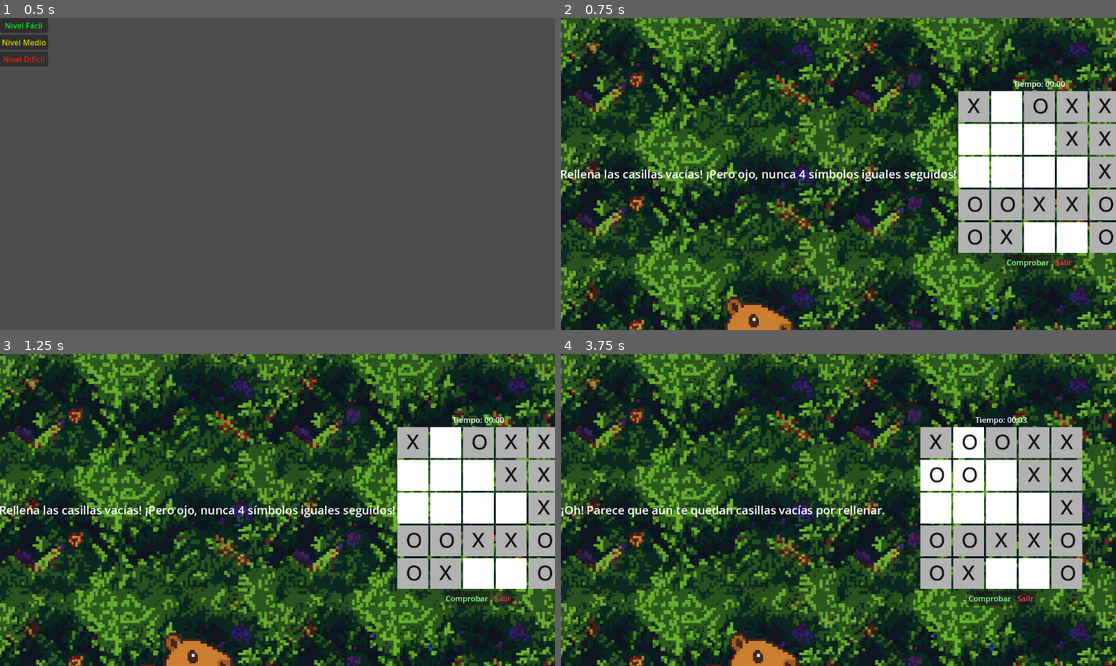
Above: before the commit, frames 1-4 (two rows, left to right).
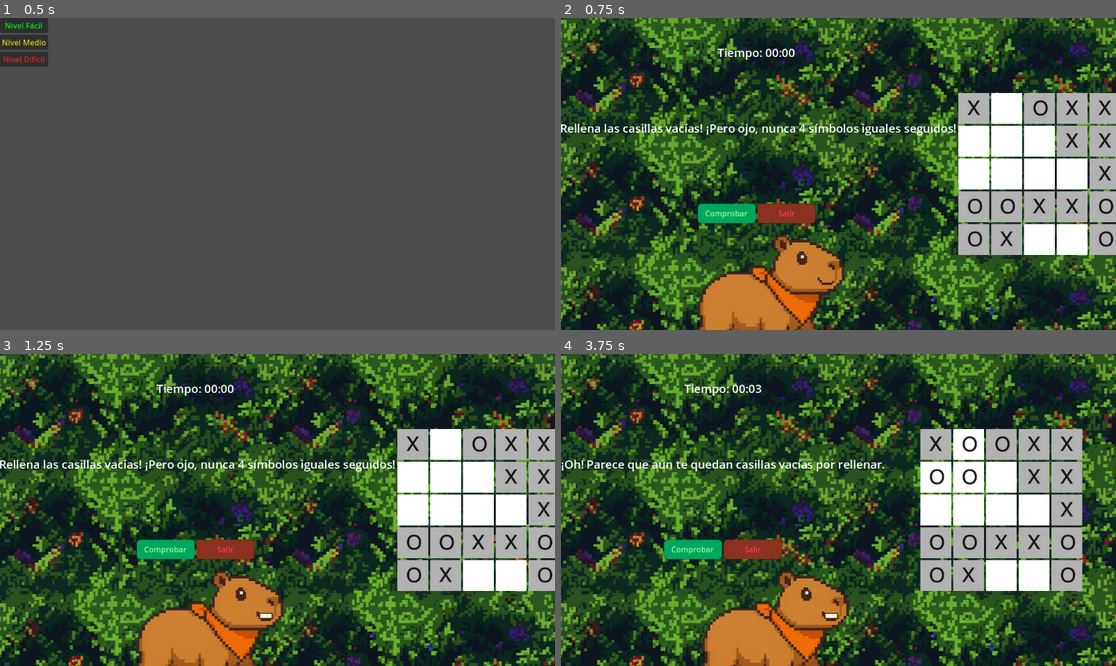
Above: after the commit, the same moments.

Repository: PabloBailen/tfg
Game: Godot game, scene res://MundoLogica_TEST.tscn
The game is run twice, just before and just after one commit, with the same random seed, the same clock (stepped at 60 frames per second) and the same inputs.
Inputs (mouse positions are in pixels of both pictures, inside the frame that each line leads up to):
- Up to frame 1 (0.5 s): no input
- Up to frame 2 (0.75 s): click "Nivel Fácil" at 0.5 s
- Up to frame 3 (1.25 s): no input
- Up to frame 4 (3.75 s): click "Comprobar" at 1.25 s; click (966, 441) at 2.02 s; click (938, 475) at 2.77 s; click (966, 475) at 3.52 s

Frame 1 is identical in both runs. In frame 2, 11% of the frame differs, in the area x 0-100%, y 9-100%; in frame 3, 11%; in frame 4, 11%.

Commit message:
Primer juego terminado

Diff:
--- a/Puzle_NuncaCuatro.tscn
+++ b/Puzle_NuncaCuatro.tscn
@@ -30,6 +30,24 @@
 "name": &"talking",
 "speed": 5.0
 }]
+
+[sub_resource type="StyleBoxFlat" id="StyleBoxFlat_prf5h"]
+bg_color = Color(2.2621452e-06, 0.65042984, 0.37352267, 1)
+corner_radius_top_left = 8
+corner_radius_top_right = 8
+corner_radius_bottom_right = 8
+corner_radius_bottom_left = 8
+shadow_color = Color(0.049231544, 0.22145897, 0.110582165, 0.6)
+shadow_size = 2
+
+[sub_resource type="StyleBoxFlat" id="StyleBoxFlat_g0p2s"]
+bg_color = Color(0.5346198, 0.1980575, 0.123727284, 1)
+corner_radius_top_left = 8
+corner_radius_top_right = 8
+corner_radius_bottom_right = 8
+corner_radius_bottom_left = 8
+shadow_color = Color(0.39786783, 0.1009871, 0.01637035, 0.6)
+shadow_size = 2
 
 [node name="Control" type="Control"]
 layout_mode = 3
@@ -66,19 +84,66 @@
 size_flags_horizontal = 3
 size_flags_vertical = 3
 size_flags_stretch_ratio = 2.0
+theme_override_constants/separation = 20
 alignment = 1
 
-[node name="CapiAnim" type="AnimatedSprite2D" parent="LayoutPrincipal/PanelCapi"]
+[node name="TimerWrapper" type="MarginContainer" parent="LayoutPrincipal/PanelCapi"]
+layout_mode = 2
+theme_override_constants/margin_top = -300
+
+[node name="LabelTiempo" type="Label" parent="LayoutPrincipal/PanelCapi/TimerWrapper"]
+layout_mode = 2
+theme_override_font_sizes/font_size = 24
+horizontal_alignment = 1
+
+[node name="MensajeWrapper" type="MarginContainer" parent="LayoutPrincipal/PanelCapi"]
+layout_mode = 2
+theme_override_constants/margin_top = -30
+theme_override_constants/margin_bottom = 0
+
+[node name="LabelMensaje" type="Label" parent="LayoutPrincipal/PanelCapi/MensajeWrapper"]
+layout_mode = 2
+theme_override_font_sizes/font_size = 24
+horizontal_alignment = 1
+
+[node name="CapiWrapper" type="Control" parent="LayoutPrincipal/PanelCapi"]
+custom_minimum_size = Vector2(100, 100)
+layout_mode = 2
+
+[node name="CapiAnim" type="AnimatedSprite2D" parent="LayoutPrincipal/PanelCapi/CapiWrapper"]
 auto_translate_mode = 1
-position = Vector2(345, 690)
+position = Vector2(445, 294)
 scale = Vector2(0.65, 0.65)
 sprite_frames = SubResource("SpriteFrames_0muox")
 animation = &"idle"
 
-[node name="LabelMensaje" type="Label" parent="LayoutPrincipal/PanelCapi"]
+[node name="TimerJuego" type="Timer" parent="LayoutPrincipal/PanelCapi"]
+autostart = true
+
+[node name="ButtonLayout" type="HBoxContainer" parent="LayoutPrincipal/PanelCapi"]
 layout_mode = 2
-theme_override_font_sizes/font_size = 24
-horizontal_alignment = 1
+size_flags_horizontal = 4
+size_flags_vertical = 4
+alignment = 1
+
+[node name="BotonComprobar" type="Button" parent="LayoutPrincipal/PanelCapi/ButtonLayout"]
+custom_minimum_size = Vector2(120, 40)
+layout_mode = 2
+theme_override_colors/font_color = Color(0.52100307, 1, 0.5765099, 1)
+theme_override_colors/font_hover_color = Color(0, 0.78168285, 0.16350457, 1)
+theme_override_colors/font_hover_pressed_color = Color(0, 0.7469847, 0.31648442, 1)
+theme_override_colors/icon_hover_color = Color(0.38754573, 0.75158376, 0, 1)
+theme_override_colors/icon_hover_pressed_color = Color(0.3776325, 0.73978424, 0.43815508, 1)
+theme_override_styles/normal = SubResource("StyleBoxFlat_prf5h")
+text = "Comprobar"
+
+[node name="BotonSalir" type="Button" parent="LayoutPrincipal/PanelCapi/ButtonLayout"]
+custom_minimum_size = Vector2(120, 40)
+layout_mode = 2
+theme_override_colors/font_color = Color(0.96280235, 0.2449837, 0.36194044, 1)
+theme_override_colors/font_hover_color = Color(0.9545086, 0.28157738, 0.23671526, 1)
+theme_override_styles/normal = SubResource("StyleBoxFlat_g0p2s")
+text = "Salir"
 
 [node name="CenterContainer" type="CenterContainer" parent="LayoutPrincipal"]
 layout_mode = 2
@@ -90,31 +155,6 @@
 layout_mode = 2
 alignment = 1
 
-[node name="LabelTiempo" type="Label" parent="LayoutPrincipal/CenterContainer/PuzzleLayout"]
-layout_mode = 2
-horizontal_alignment = 1
-
 [node name="Cuadricula" type="GridContainer" parent="LayoutPrincipal/CenterContainer/PuzzleLayout"]
 layout_mode = 2
 columns = 12
-
-[node name="ButtonLayout" type="HBoxContainer" parent="LayoutPrincipal/CenterContainer/PuzzleLayout"]
-layout_mode = 2
-size_flags_horizontal = 4
-size_flags_vertical = 4
-alignment = 1
-
-[node name="BotonComprobar" type="Button" parent="LayoutPrincipal/CenterContainer/PuzzleLayout/ButtonLayout"]
-layout_mode = 2
-theme_override_colors/font_color = Color(0.52100307, 1, 0.5765099, 1)
-theme_override_colors/icon_hover_pressed_color = Color(0.3776325, 0.73978424, 0.43815508, 1)
-text = "Comprobar"
-
-[node name="BotonSalir" type="Button" parent="LayoutPrincipal/CenterContainer/PuzzleLayout/ButtonLayout"]
-layout_mode = 2
-theme_override_colors/font_color = Color(0.96280235, 0.2449837, 0.36194044, 1)
-theme_override_colors/font_hover_color = Color(0.9545086, 0.28157738, 0.23671526, 1)
-text = "Salir"
-
-[node name="TimerJuego" type="Timer" parent="."]
-autostart = true
--- a/puzle_nunca_cuatro.gd
+++ b/puzle_nunca_cuatro.gd
@@ -6,15 +6,13 @@
 
 # --- Rutas a Nodos ---
 @onready var cuadricula_node = $LayoutPrincipal/CenterContainer/PuzzleLayout/Cuadricula
-@onready var boton_comprobar_node = $LayoutPrincipal/CenterContainer/PuzzleLayout/ButtonLayout/BotonComprobar
-@onready var boton_salir_node = $LayoutPrincipal/CenterContainer/PuzzleLayout/ButtonLayout/BotonSalir
+@onready var boton_comprobar_node = $LayoutPrincipal/PanelCapi/ButtonLayout/BotonComprobar
+@onready var boton_salir_node = $LayoutPrincipal/PanelCapi/ButtonLayout/BotonSalir
 @onready var panel_capi = $LayoutPrincipal/PanelCapi
-@onready var label_mensaje = $LayoutPrincipal/PanelCapi/LabelMensaje
-@onready var capi_anim = $LayoutPrincipal/PanelCapi/CapiAnim
-
-# --- Nuevas Rutas para el Temporizador ---
-@onready var label_tiempo = $LayoutPrincipal/CenterContainer/PuzzleLayout/LabelTiempo
-@onready var timer_juego = $TimerJuego
+@onready var label_mensaje = $LayoutPrincipal/PanelCapi/MensajeWrapper/LabelMensaje
+@onready var capi_anim = $LayoutPrincipal/PanelCapi/CapiWrapper/CapiAnim
+@onready var label_tiempo = $LayoutPrincipal/PanelCapi/TimerWrapper/LabelTiempo
+@onready var timer_juego = $LayoutPrincipal/PanelCapi/TimerJuego
 
 # --- Variables del Juego ---
 var grid_state = []
@@ -25,11 +23,9 @@
 @export var tex_cruz: Texture2D
 @export var tex_bloqueada: Texture2D
 
-# --- Nuevas Variables para el Temporizador ---
 var segundos_transcurridos = 0
 var juego_terminado = false
 
-# (¡Eliminamos el puzzle_data estático!)
 
 const VACIO = 0
 const CIRCULO = 1
@@ -57,7 +53,7 @@
 	# 4. "Perforamos" la solución para crear el PUZLE
 	perforar_puzle()
 
-	# (¡Eliminamos el bucle que cargaba el puzzle_data estático!)
+	# (El bucle que cargaba puzzle_data ha sido eliminado)
 
 	# 5. Crea los botones dinámicamente
 	for r in range(grid_size):
@@ -81,7 +77,7 @@
 
 	# Conecta el temporizador
 	timer_juego.timeout.connect(_on_timer_juego_timeout)
-	_actualizar_label_tiempo() # Pone el tiempo en "00:00"
+	_actualizar_label_tiempo()
 
 	# Asegura que Capi empiece en la animación de reposo
 	capi_anim.play("idle")
@@ -105,18 +101,20 @@
 	label_tiempo.text = "Tiempo: %02d:%02d" % [minutos, segundos]
 # ----------------------------------------------
 
-# --- (El resto de tu código es idéntico) ---
-
+# ----------------------------------------------
+# Función "Perforador" (PUZZLER)
+# ----------------------------------------------
 func perforar_puzle():
 	var total_celdas = grid_size * grid_size
 	var num_a_quitar = 0
+
 	match grid_size:
 		5:
 			num_a_quitar = int(total_celdas * 0.40)
 		8:
-			num_a_quitar = int(total_celdas * 0.60)
+			num_a_quitar = int(total_celdas * 0.50)
 		12:
-			num_a_quitar = int(total_celdas * 0.5)
+			num_a_quitar = int(total_celdas * 0.50)
 
 	var contador = 0
 	while contador < num_a_quitar:
@@ -126,6 +124,9 @@
 			grid_state[r][c] = VACIO
 			contador += 1
 
+# ----------------------------------------------
+# FUNCIÓN SOLUCIONADOR (SOLVER)
+# ----------------------------------------------
 func generar_solucion():
 	for r in range(grid_size):
 		for c in range(grid_size):
@@ -147,6 +148,9 @@
 
 	return true
 
+# ----------------------------------------------
+# FUNCIÓN VALIDADOR RÁPIDO
+# ----------------------------------------------
 func _es_movimiento_valido(r, c):
 	var tipo_actual = grid_state[r][c]
 	if tipo_actual == VACIO:
@@ -196,6 +200,8 @@
 
 	return true
 
+# --- (El resto de funciones) ---
+
 func mostrar_mensaje(texto):
 	label_mensaje.text = texto
 	panel_capi.visible = true
@@ -248,8 +254,6 @@
 		boton_comprobar_node.disabled = true
 
 		await mostrar_mensaje(mensaje_victoria)
-
-		# Ya no emitimos la señal
 
 	else:
 		print("Aún no... Error: %s" % mensaje_error)
Not shown: 1 places in Puzle_NuncaCuatro.tscn that only renumber resources
